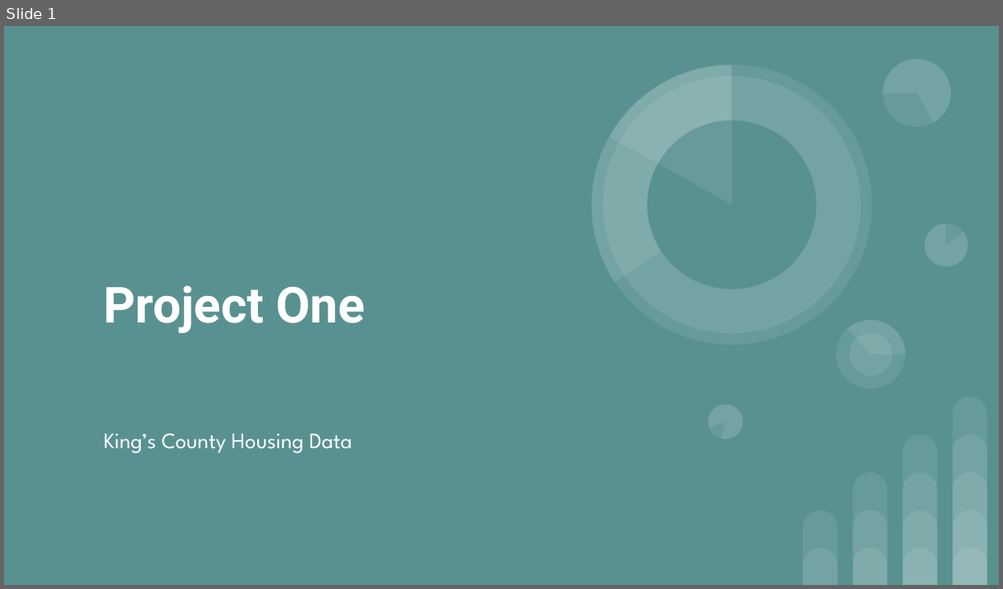
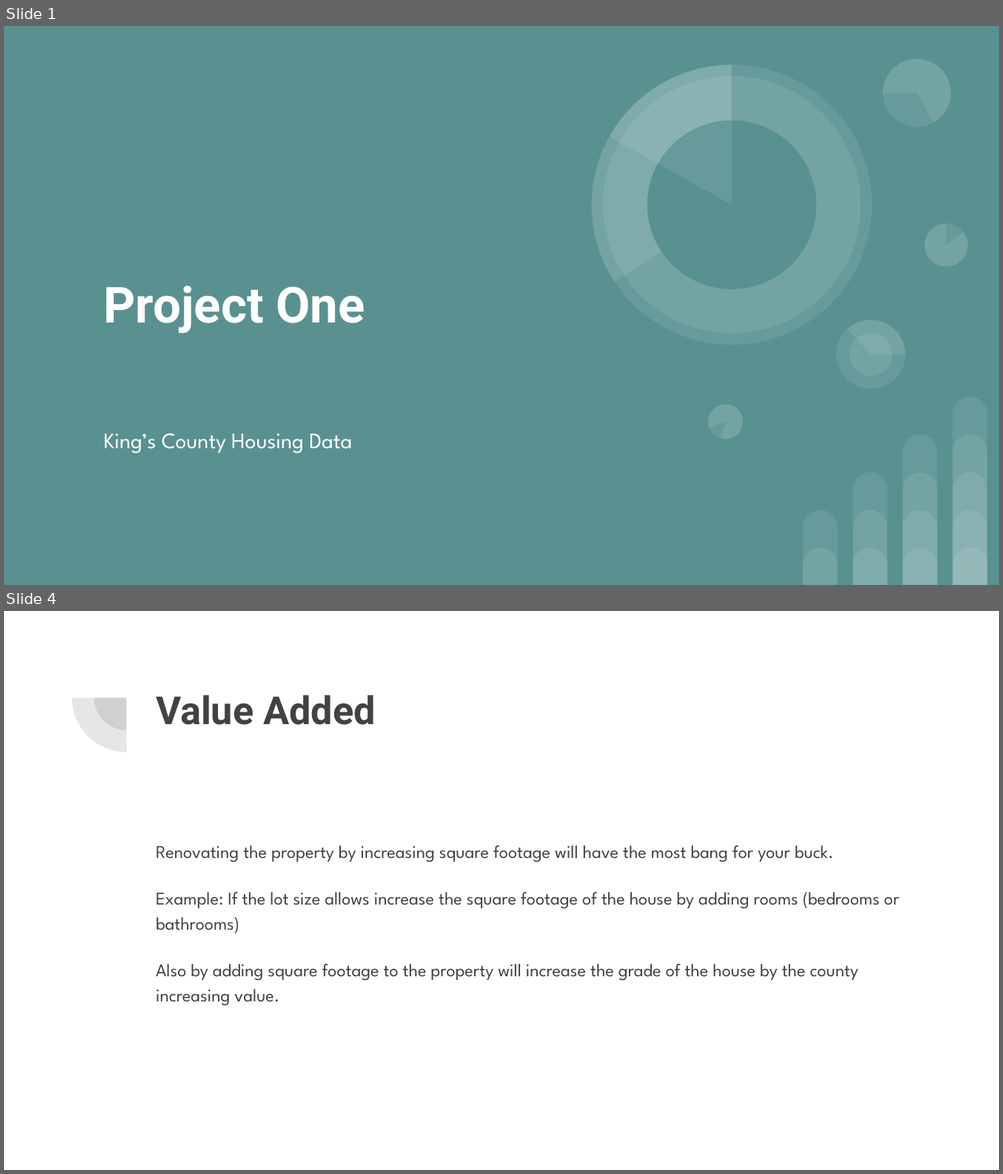
Before and after one commit to learn-co-students/dsc-1-final-project-online-ds-pt-100118, a slide deck: Project One.pptx. Shown one above the other, each under a label of ours: slide 1 before the commit, slides 1 and 4 after it; the slides between them are not shown. The pictures are 1003x589 and 1003x1174 pixels, drawn with LibreOffice and Linux fonts; fonts in the diff are those of the drawing. Boxes give left, top, right and bottom in pixels: in the first picture for what was removed or moved away, otherwise in the second. Text is boxed around its words. In the diff, an @@ line names an element or a change of style, - is before the commit and + after.

```diff
--- a/Project One.pptx
+++ b/Project One.pptx
@@ slide 4 added at <box>4,611,999,1170</box>, background #FFFFFF @@
@@ pie slice (boxed as its full ellipse) added at <box>71,644,180,752</box>, fill #424242 at 13% opacity @@
@@ pie slice (boxed as its full ellipse) added at <box>94,666,159,730</box>, fill #424242 at 13% opacity @@
@@ title added at <box>156,695,375,725</box>, 28 pt, text #424242, bold @@
+Value Added
@@ text added at <box>156,846,899,1006</box>, 13 pt, text #424242 @@
+Renovating the property by increasing square footage will have the most bang for your buck.
+Example: If the lot size allows increase the square footage of the house by adding rooms (bedrooms or bathrooms)
+Also by adding square footage to the property will increase the grade of the house by the county increasing value.
```
Also in this commit, not shown: 5 other slides added, 11 slides removed, 1 other file.
